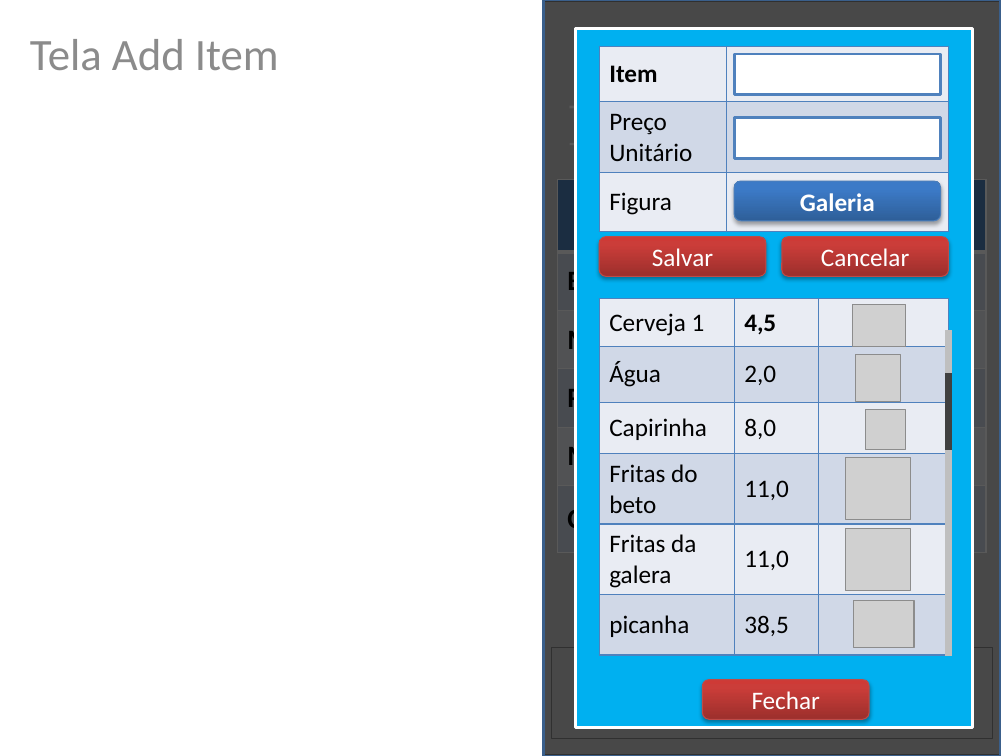
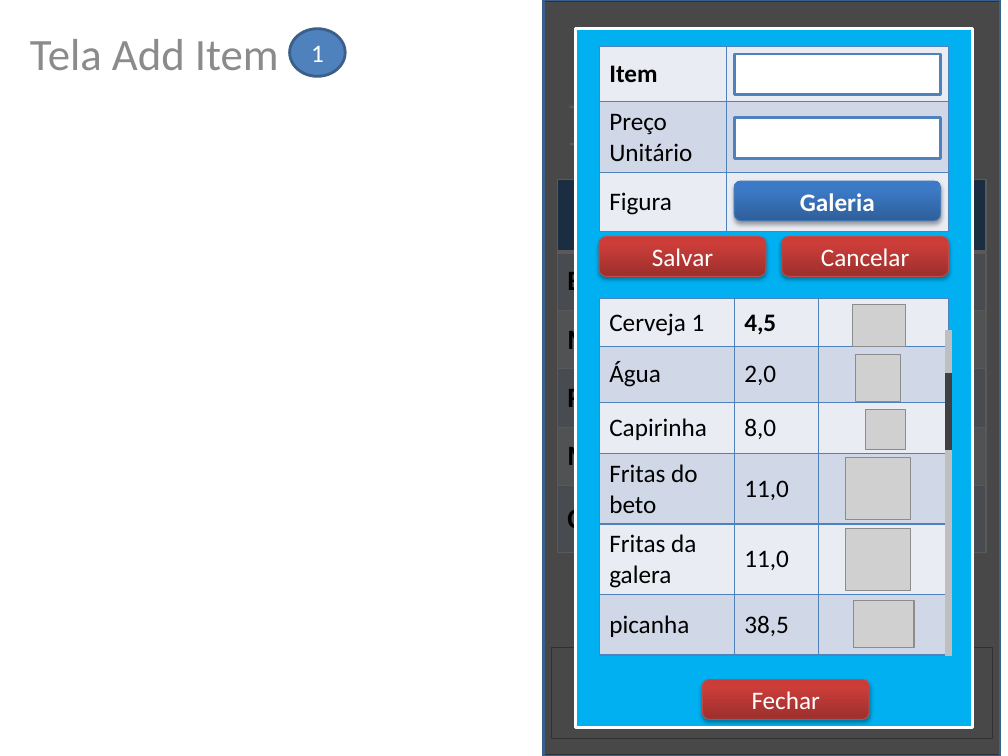
Before and after one commit to betito/proj-beto-rara, a slide deck: slide 3 of ButecoCalc/Calculadora de Buteco - V2.0_rara.pptx. Drawn at 1008x756 pixels with LibreOffice and Linux fonts; fonts in the diff are those of the drawing; grey boxes stand for pictures. Boxes give left, top, right and bottom in pixels: in the first picture for what was removed or moved away, otherwise in the second. Text is boxed around its words. In the diff, an @@ line names an element or a change of style, - is before the commit and + after.

```diff
--- a/ButecoCalc/Calculadora de Buteco - V2.0_rara.pptx
+++ b/ButecoCalc/Calculadora de Buteco - V2.0_rara.pptx
@@ ellipse added at bbox=[289, 29, 345, 77], fill #4F81BD, outline #3A5F8C 2 pt, 18 pt, text #FFFFFF @@
+1
```
Also in this commit, not shown: 3 other slides changed.
